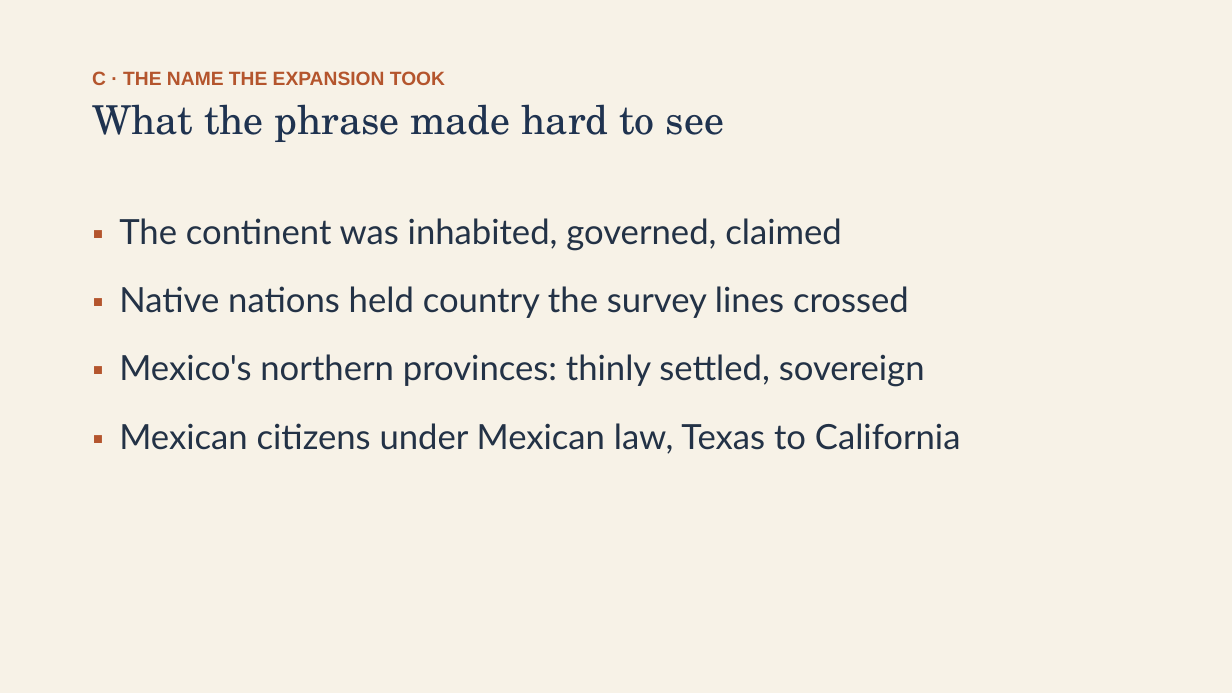
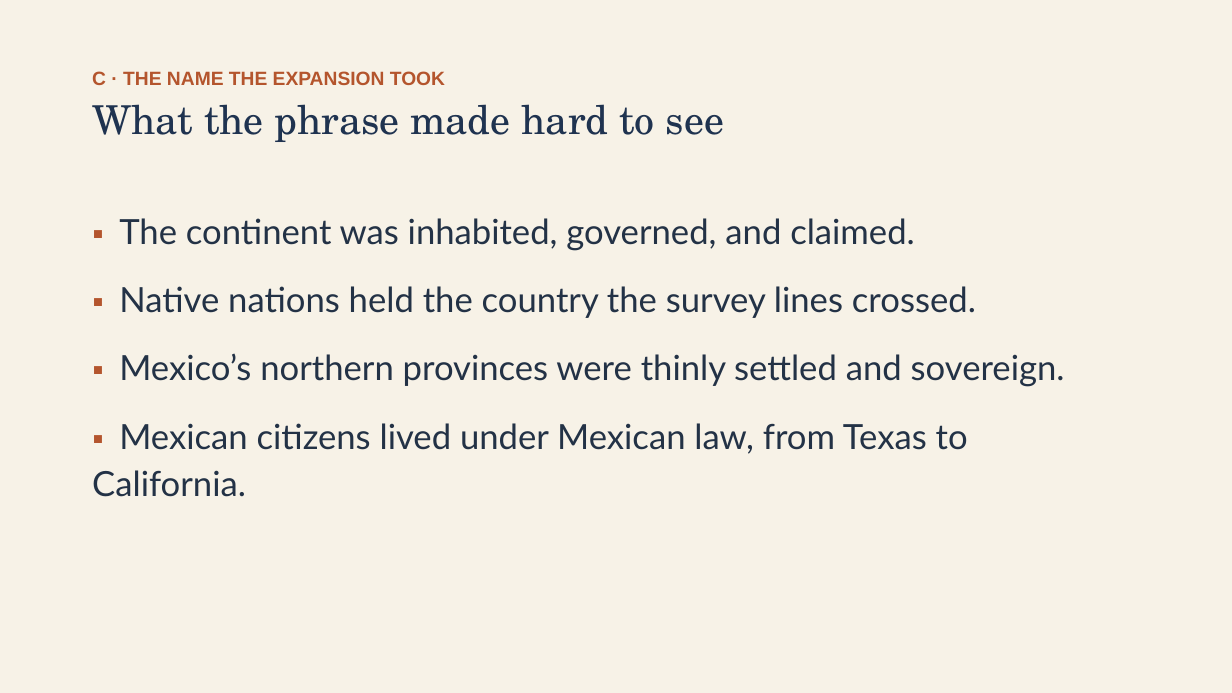
Before and after one commit to ab17gthb/humanities-curriculum-group, a slide deck: slide 11 of early-republic/lesson-08/lesson-08-slides.pptx. Drawn at 1232x693 pixels with LibreOffice and Linux fonts; fonts in the diff are those of the drawing. Boxes give left, top, right and bottom in pixels: in the first picture for what was removed or moved away, otherwise in the second. Text is boxed around its words. In the diff, an @@ line names an element or a change of style, - is before the commit and + after.

```diff
--- a/early-republic/lesson-08/lesson-08-slides.pptx
+++ b/early-republic/lesson-08/lesson-08-slides.pptx
@@ text at (92, 218, 1065, 497): text changed @@
-▪ The continent was inhabited, governed, claimed
-▪ Native nations held country the survey lines crossed
-▪ Mexico's northern provinces: thinly settled, sovereign
-▪ Mexican citizens under Mexican law, Texas to California
+▪ The continent was inhabited, governed, and claimed.
+▪ Native nations held the country the survey lines crossed.
+▪ Mexico’s northern provinces were thinly settled and sovereign.
+▪ Mexican citizens lived under Mexican law, from Texas to California.
```
Also in this commit, not shown: 12 other slides changed, 6 other files.
